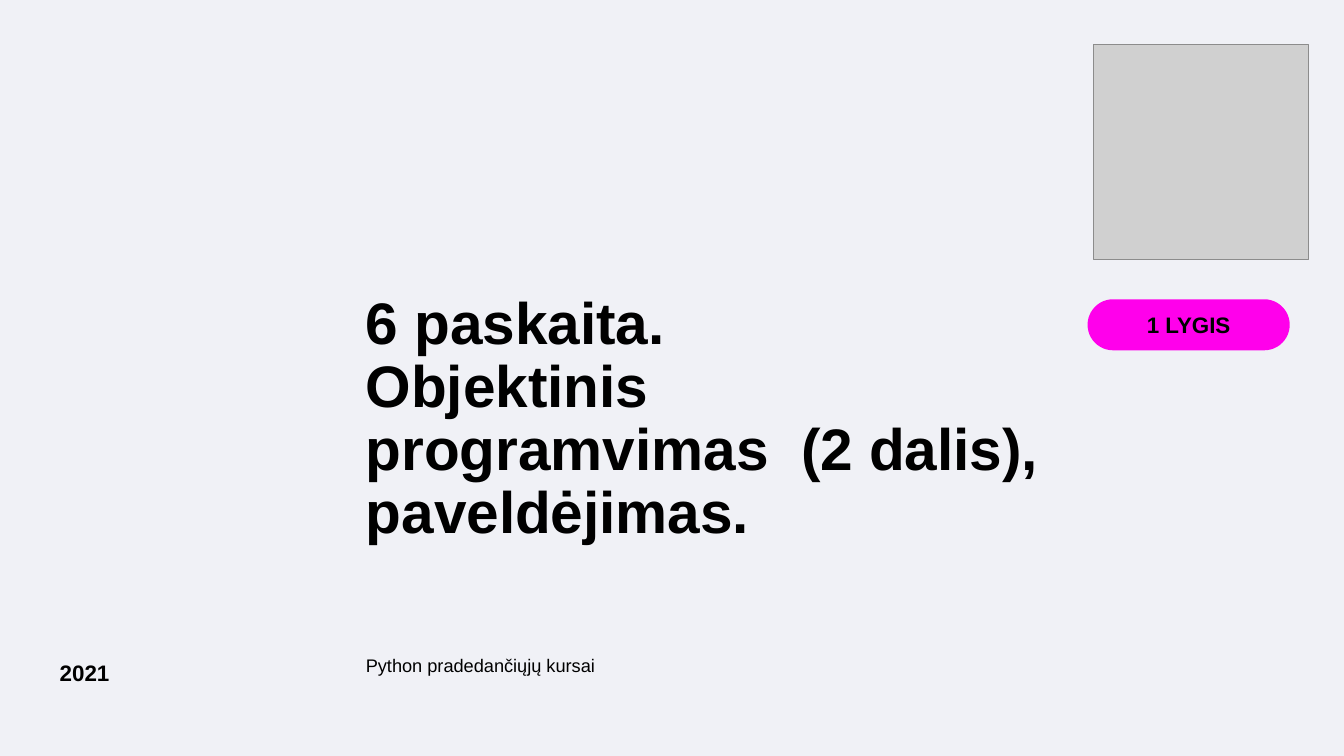
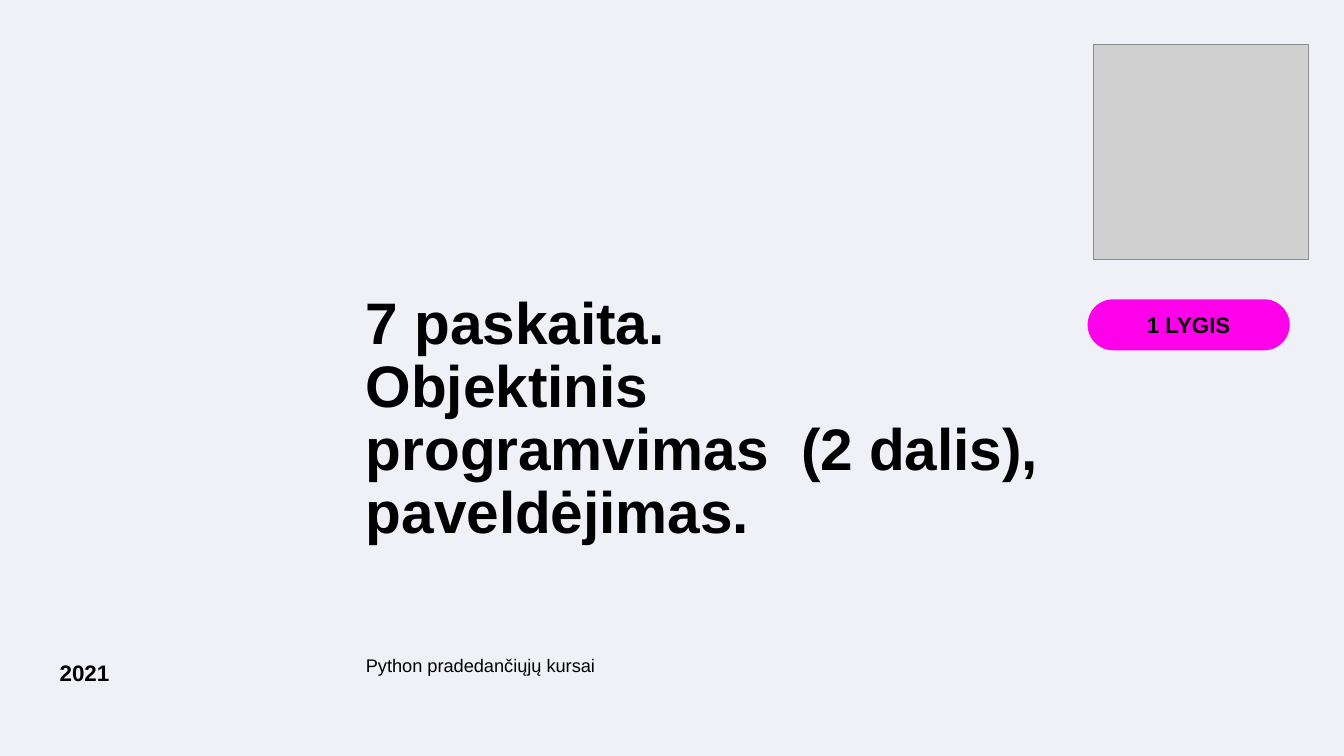
Before and after one commit to MantsSk/CA_Python, a slide deck: slide 1 of Skaidres/07_paskaita (Objektinis programavimas. 2 dalis).pptx. Drawn at 1344x756 pixels with LibreOffice and Linux fonts; fonts in the diff are those of the drawing; grey boxes stand for pictures; background and template pictures are left out. Boxes give left, top, right and bottom in pixels: in the first picture for what was removed or moved away, otherwise in the second. Text is boxed around its words. In the diff, an @@ line names an element or a change of style, - is before the commit and + after.

Commit message:
Objektinis 2, atsakymai

```diff
--- a/Skaidres/07_paskaita (Objektinis programavimas. 2 dalis).pptx
+++ b/Skaidres/07_paskaita (Objektinis programavimas. 2 dalis).pptx
@@ text at bbox=[366, 301, 1038, 544]: text changed @@
-6 paskaita.
-Objektinis programvimas (2 dalis), paveldėjimas.
+7 paskaita.
+Objektinis programvimas (2 dalis), paveldėjimas.
```
Also in this commit, not shown: 11 other slides changed, 3 other files.
